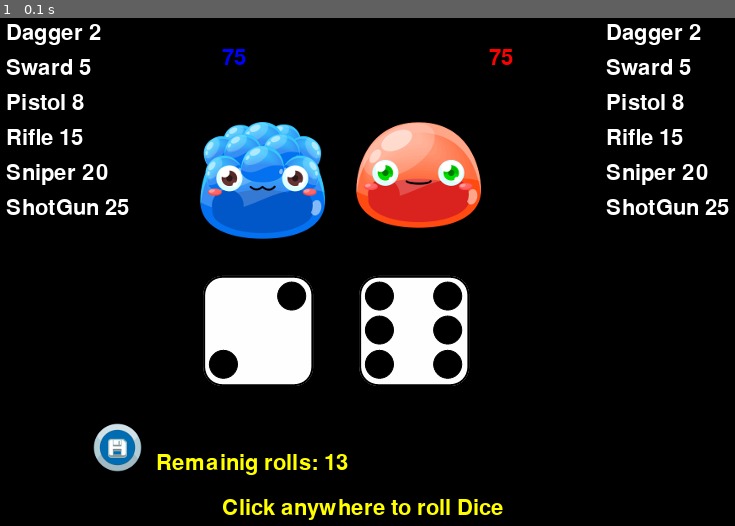
Above: before the commit, frame 1.
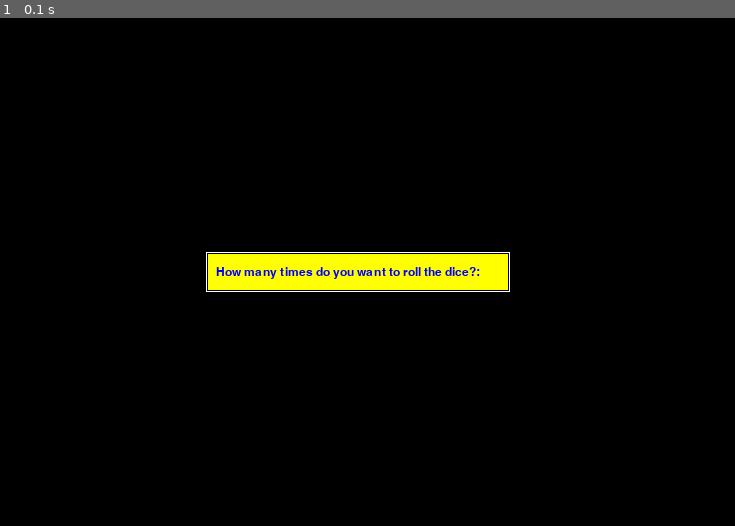
Above: after the commit, the same moment.

Repository: josprachi/pyGamePractices
Game: pygame game, started from Battle/Battle/Battle.py
Same seed, same stepped clock (60 frames per second), same inputs: the game is played once before the commit and once after it.
Inputs:
- Up to frame 1 (0.1 s): no input

The runs differ from the first frame. In frame 1, 17% of the frame differs, in the area x 0-100%, y 1-99%.

Commit message:
user input

Diff:
--- a/Battle/scripts/Battle.py
+++ b/Battle/Battle/Battle.py
@@ -3,8 +3,8 @@
 from GameResources import imgRes,weponsList
 from Dice import Dice
 from Menu import Button
-outputFile="../tests/output.txt"
-configFile="../tests/config.txt"
+outputFile="./output/output.txt"
+configFile="../config.txt"
 
 class GameScene:
     windowWidth = 0
@@ -17,15 +17,20 @@
     BlueXPos=50
     RedXPos=650
     LblYPos=50
-
-    num_chances=3#for now this will come through config file later
+    inputString=""
+    num_chances=1#for now this will come through config file later
 
     DiceTextures=[]
 
-    def __init__(self ,config=None):
-
+    def __init__(self ,config=None,mode=None):
+        self.config=config
         self.num_chances=int(config.get("Assignment","num_Chances"))
-        self.mode=str(config.get("Assignment","mode"))
+
+        if mode=="auto":
+            self.mode=mode
+        else:
+            self.mode=str(config.get("Assignment","mode"))
+
         self.windowHeight=int(config.get("Assignment","windowHeight"))
         self.windowWidth=int(config.get("Assignment","windowWidth"))
 
@@ -33,16 +38,19 @@
         self._running = True
         self._gameOver = False
         self._display_surf = None
-        self._rolling_dice=False
-        self._startLoop=False
-        self.RedDiceResults=[]
-        self.BlueDiceResults=[]
-        self.MrRedWepons=[]
-        self.MrBlueWepons=[]
-        self.redPoints=0
-        self.bluePoints=0
-
-        self.outputToWrite="No of Chances= "+str(self.num_chances)
+        self._rolling_dice = False
+        self._startLoop = False
+        self._outputSaved= False
+        if self.mode!="auto":
+            self._showInput = True
+        else:
+            self._showInput= False
+        self.RedDiceResults = []
+        self.BlueDiceResults = []
+        self.MrRedWepons = []
+        self.MrBlueWepons = []
+        self.redPoints = 0
+        self.bluePoints = 0
 
     #initialize the game
     def on_init(self):
@@ -74,10 +82,11 @@
         self.saveBtnTexture=pygame.image.load(os.path.abspath(imgRes["savebtn"]))
 
     def initScene(self):
-
+        #Players
         self.MrRed = Player(self.MrRed_Texture,id="MrRed")
         self.MrBlue = Player(self.MrBlue_Texture,id="MrBlue")
 
+        #Buttons
         self.SaveBtn=Button(self.saveBtnTexture)
 
 
@@ -85,7 +94,9 @@
 
         self.all_Dice_list = pygame.sprite.Group()
 
+        #fonts and texts
         self.weponFont = pygame.font.SysFont(None, 32)
+        self.smallFont = pygame.font.SysFont(None, 20)
 
         for i in weponsList:#self.MrBlue.wepons:
             self.MrRedWepons.append(self.weponFont.render(str(i)+" "+str(self.MrBlue.wepons[i]), 1, self.WHITE))
@@ -93,6 +104,8 @@
 
         self.RollButton=self.weponFont.render("Click anywhere to roll Dice", 1, self.YELLOW)
         self.ResultText=self.weponFont.render(" ",1,self.YELLOW)
+
+        self.Instruction=self.smallFont.render("once result is displayed, click on the save button to save the output and to exit the game anytime press \"Esc\"   ",1,self.YELLOW)
 
         self.RedPointText=self.weponFont.render(str(self.MrRed.calculatePoints()),1,self.RED)
         self.BluePointText=self.weponFont.render(str(self.MrBlue.calculatePoints()),1,self.BLUE)
@@ -136,10 +149,12 @@
             self._startLoop = False
             self.calculateResults()
 
+        if self._gameOver == False and self._showInput == True:
+            self.num_chances = self.askQuestion(self._display_surf, "How many times do you want to roll the dice?",self.YELLOW,self.BLUE)
+            if(self.num_chances==0):
+                self.num_chances=int(self.config.get("Assignment","num_Chances"))
         if self._gameOver == False  and self._startLoop == True:
-
             if self._rolling_dice==False:
-
                 self.timer+=self.clock.get_time()
                 if self.timer>=1200:
                     self.animateDices()
@@ -157,11 +172,11 @@
             if event.type == pygame.MOUSEBUTTONUP and event.button == 1:
                 if self._gameOver:
                     x,y=event.pos
-                    print(x,y)
                     if self.SaveBtn.rect.collidepoint(x,y):
                         self.writeResultToFile()
                 else:
                     self._startLoop=True
+                    self.outputToWrite="No of Chances= "+str(self.num_chances)
                     self.timer=0
                     self.RollDices(num_chances=self.num_chances)
 
@@ -217,8 +232,12 @@
         self._display_surf.blit(self.BluePointText,(self.windowWidth/3, self.windowHeight/8))
 
         self.NumChancesText=self.weponFont.render("Remainig rolls: "+str(self.num_chances),1,self.YELLOW)
+        if self._rolling_dice == True:
+            self.RollButton=self.weponFont.render("Please wait untill game is over ",1,self.YELLOW)
+
         self._display_surf.blit(self.NumChancesText,(self.windowWidth/4, self.windowHeight*4/5))
 
+        self._display_surf.blit(self.Instruction,(10, self.windowHeight*13/14))
 
         self.all_Dice_list.draw(self._display_surf)
 
@@ -259,24 +278,26 @@
     def generateOutput(self):
         i= self.calculateResults()
         if self._gameOver:
-            self.outputToWrite+="\n "
+            self.outputToWrite+="\n overall"
         else:
             self.outputToWrite+= "\n chance=> "+ str(self.num_chances)
             self.outputToWrite+="  Dice Blue: "+str(self.BlueDiceResults[self.num_chances-1])+"  Dice Red: "+str(self.RedDiceResults[self.num_chances-1])
             self.outputToWrite+=" Mr Blue Scored: "+ str(self.bluePoints)+" and Mr Red Scored: "+str(self.redPoints)
 
-        self.outputToWrite+="  winner is "
         if i == 1:
-            self.outputToWrite+="Mr Red"
+            self.outputToWrite+=" winner is Mr Red"
         elif i==0:
-            self.outputToWrite+="Mr Blue "
-        else:
-            self.outputToWrite+="its a tie "
+            self.outputToWrite+=" winner is Mr Blue "
+        else:
+            self.outputToWrite+=" its a tie "
 
 
 
     def writeResultToFile(self):
-        self.generateOutput()
+        if self._outputSaved == False:
+            self.generateOutput()
+            self._outputSaved=True
+
         #print("This prints result of the game into output file")
         file_path=os.path.abspath(outputFile)
         if os.path.exists(file_path):
@@ -293,7 +314,6 @@
                 self._display_surf.blit(weponlist[counter],(xPos, self.LblYPos+(35*counter)))
             counter+=1
 
-
     def on_cleanup(self):
 
         pygame.quit()
@@ -312,9 +332,53 @@
             self.on_loop()
             self.on_render()
             self.clock.tick(60)
-
-            #time.sleep (50.0 / 1000.0)
         self.on_cleanup()
+
+    def popup(self,screen, message, width, height,x , y, bgcolor, textColor):
+        #Display a popup box in the middle of the screen
+        #This popup will only disappear when the user presses the Return key
+
+        fontobject = pygame.font.Font(None,18)
+        pygame.draw.rect(screen, bgcolor,(x - width/2 +2,y - height/2 +2,300,36), 0)
+        pygame.draw.rect(screen, self.WHITE,(x - width/2,y - height/2,304,40), 1)
+        if len(message) != 0:
+            screen.blit(fontobject.render(message, 1, textColor),(x - width/2 + 10, y - height/2 + 14))
+            pygame.display.flip()
+
+    def askQuestion(self,screen, question,bgColor, textColor, width=300, height=40, x=-1, y=-1):
+        #width, height, x, y, bgColor and textColor are optional arguments
+        #When x and y are omitted, use the centre of the screen
+        if x==-1:
+            x = screen.get_width() / 2
+        if y==-1:
+            y = screen.get_height() / 2
+
+        pygame.font.init()
+        current_string = ""
+        self.popup(self._display_surf, question + ": " + "".join(current_string), width, height, x, y, bgColor, textColor)
+
+        while self._showInput:
+            inkey = self.getKey()
+            if inkey == pygame.K_BACKSPACE:
+                current_string = current_string[0:-1]
+            elif inkey == pygame.K_RETURN:
+                self._showInput=False
+            elif inkey <= 255:
+                if (inkey>=48 and inkey<=57):
+                    current_string += chr(inkey)
+            self.popup(screen, question + ": " + "".join(current_string), width, height, x, y, bgColor, textColor)
+
+        return int(current_string)
+
+    def getKey(self):
+        while 1:
+            event = pygame.event.poll()
+            if event.type == pygame.KEYDOWN:
+                return event.key
+            else:
+                pass
+
+
 
 
 
--- /dev/null
+++ b/Battle/Battle/GameResources.py
@@ -0,0 +1,20 @@
+#import pygame
+
+imgRes={"mrBlueBody":"./res/mrBlue.png",
+        "mrRedBody":"./res/mrRed.png",
+        "dice1Dot":"./res/one.png",
+        "dice2Dot":"./res/two.png",
+        "dice3Dot":"./res/three.png",
+        "dice4Dot":"./res/four.png",
+        "dice5Dot":"./res/five.png",
+        "dice6Dot":"./res/six.png",
+        "savebtn":"./res/SaveButton.png"
+    }
+weponType={"Dagger":2,
+        "Sward":5,
+        "Pistol":8,
+        "Rifle":15,
+        "Sniper":20,
+        "ShotGun":25
+    }
+weponsList=["Dagger","Sward","Pistol","Rifle","Sniper","ShotGun"]
--- /dev/null
+++ b/Battle/PlayBattle.py
@@ -0,0 +1,18 @@
+import configparser
+import os
+import sys
+from Battle.Battle import GameScene
+
+configFile="./config.txt"
+
+
+if __name__ == "__main__" :
+
+    config = configparser.ConfigParser()
+    config.read(os.path.abspath(configFile))
+    if len(sys.argv)>1:
+        if sys.argv[1] == "auto":
+            mainGame = GameScene(config,sys.argv[1])
+    else:
+        mainGame = GameScene(config)
+    mainGame.on_execute()
--- a/Battle/tests/config.txt
+++ b/Battle/config.txt
@@ -1,5 +1,5 @@
 [Assignment]
 windowWidth = 800
 windowHeight = 600
-num_Chances=13
-mode="auto"
+num_Chances=3
+mode="user_Input"
--- /dev/null
+++ b/Battle/output/output.txt
@@ -0,0 +1,5 @@
+No of Chances= 3
+ chance=> 3  Dice Blue: 3  Dice Red: 3 Mr Blue Scored: 67 and Mr Red Scored: 67 its a tie
+ chance=> 2  Dice Blue: 3  Dice Red: 4 Mr Blue Scored: 52 and Mr Red Scored: 67 winner is Mr Red
+ chance=> 1  Dice Blue: 5  Dice Red: 5 Mr Blue Scored: 32 and Mr Red Scored: 47 winner is Mr Red
+ overall winner is Mr Red
--- a/Battle/scripts/GameResources.py
+++ /dev/null
@@ -1,20 +0,0 @@
-#import pygame
-
-imgRes={"mrBlueBody":"../res/mrBlue.png",
-        "mrRedBody":"../res/mrRed.png",
-        "dice1Dot":"../res/one.png",
-        "dice2Dot":"../res/two.png",
-        "dice3Dot":"../res/three.png",
-        "dice4Dot":"../res/four.png",
-        "dice5Dot":"../res/five.png",
-        "dice6Dot":"../res/six.png",
-        "savebtn":"../res/SaveButton.png"
-    }
-weponType={"Dagger":2,
-        "Sward":5,
-        "Pistol":8,
-        "Rifle":15,
-        "Sniper":20,
-        "ShotGun":25
-    }
-weponsList=["Dagger","Sward","Pistol","Rifle","Sniper","ShotGun"]
--- a/Battle/tests/output.txt
+++ /dev/null
@@ -1,12 +0,0 @@
-No of Chances= 13
- chance=> 13  Dice Blue: 6  Dice Red: 4 Mr Blue Scored: 60 and Mr Red Scored: 50  winner is Mr Blue
- chance=> 12  Dice Blue: 5  Dice Red: 3 Mr Blue Scored: 52 and Mr Red Scored: 30  winner is Mr Blue
- chance=> 11  Dice Blue: 1  Dice Red: 2 Mr Blue Scored: 47 and Mr Red Scored: 28  winner is Mr Blue
- chance=> 10  Dice Blue: 4  Dice Red: 6 Mr Blue Scored: 22 and Mr Red Scored: 13  winner is Mr Blue
- chance=> 9  Dice Blue: 1  Dice Red: 6 Mr Blue Scored: 22 and Mr Red Scored: 13  winner is Mr Blue
- chance=> 8  Dice Blue: 4  Dice Red: 4 Mr Blue Scored: 22 and Mr Red Scored: 13  winner is Mr Blue
- chance=> 7  Dice Blue: 5  Dice Red: 1 Mr Blue Scored: 20 and Mr Red Scored: 13  winner is Mr Blue
- chance=> 6  Dice Blue: 4  Dice Red: 2 Mr Blue Scored: 20 and Mr Red Scored: 13  winner is Mr Blue
- chance=> 5  Dice Blue: 2  Dice Red: 3 Mr Blue Scored: 20 and Mr Red Scored: 8  winner is Mr Blue
- chance=> 4  Dice Blue: 1  Dice Red: 5 Mr Blue Scored: 0 and Mr Red Scored: 8  winner is Mr Red
-   winner is Mr Red
Renamed: Battle/scripts/Dice.py -> Battle/Battle/Dice.py
Renamed: Battle/scripts/Menu.py -> Battle/Battle/Menu.py
Renamed: Battle/scripts/Player.py -> Battle/Battle/Player.py
Empty file added: Battle/Battle/Ui.py
Empty file added: Battle/Battle/__init__.py
Not shown, added: Battle/Readme.md
Not shown, added: Battle/requirements.txt
Not shown, added: Battle/Battle/Battle.pyc
Not shown, added: Battle/Battle/Dice.pyc
Not shown, added: Battle/Battle/GameResources.pyc
Not shown, added: Battle/Battle/Menu.pyc
Not shown, added: Battle/Battle/Player.pyc
(and 2 more such lines)
